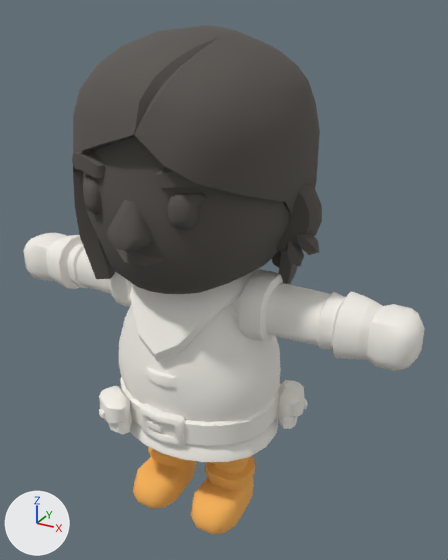
One commit to the glTF model assets/street/runner.glb: the scene before it, then after it.
One viewpoint serves both versions: a camera (50 mm lens) standing at (1.045, -1.706, 1.799) and looking at (0.077, 0.055, 0.918). Arrows for +X, +Y and +Z are at lower left; the lights stay in place. The first picture is the older version.

In view in the first picture: 'Rogue_ArmLeft', 'Rogue_ArmRight', 'Rogue_Body', 'Rogue_Head', 'Rogue_LegLeft', 'Rogue_LegRight'.
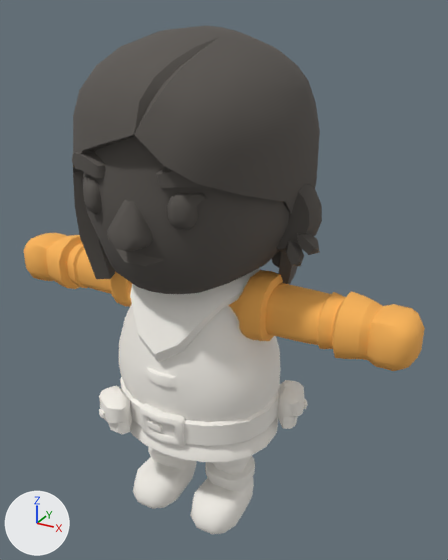
Pixel boxes [x1, y1, x2, y2] of what changed, in the pictures (448 x 560 px):
'Rogue_ArmLeft', recoloured (white to orange)
    both: [229, 270, 425, 371]
'Rogue_ArmRight', recoloured (white to orange)
    both: [24, 233, 132, 307]
'Rogue_LegLeft', recoloured (orange to white)
    both: [190, 456, 255, 534]
'Rogue_LegRight', recoloured (orange to white)
    both: [133, 447, 197, 509]

Diff of the bpy script that builds the scene:
```diff
--- a/assets/street/runner.glb.py
+++ b/assets/street/runner.glb.py
@@ me_cube_199 @@
 me_cube_199.from_pydata(...)  # 292 vertices, 580 faces; spans x 0.071..0.777, y -0.114..0.114, z 0.771..0.997
-me_cube_199.materials.append(mat_runnerpaper)  # white #f7f3ec
+me_cube_199.materials.append(mat_runneraccent)  # orange #ffb85a
@@ me_cube_202 @@
 me_cube_202.from_pydata(...)  # 292 vertices, 580 faces; spans x -0.777..-0.071, y -0.114..0.114, z 0.771..0.997
-me_cube_202.materials.append(mat_runnerpaper)  # white #f7f3ec
+me_cube_202.materials.append(mat_runneraccent)  # orange #ffb85a
@@ me_cube_194 @@
 me_cube_194.from_pydata(...)  # 206 vertices, 408 faces; spans x 0.039..0.231, y -0.211..0.105, z 0.0..0.423
-me_cube_194.materials.append(mat_runneraccent)  # orange #ffb85a
+me_cube_194.materials.append(mat_runnerpaper)  # white #f7f3ec
@@ me_cube_187 @@
 me_cube_187.from_pydata(...)  # 206 vertices, 408 faces; spans x -0.231..-0.039, y -0.211..0.105, z 0.0..0.423
-me_cube_187.materials.append(mat_runneraccent)  # orange #ffb85a
+me_cube_187.materials.append(mat_runnerpaper)  # white #f7f3ec
```
